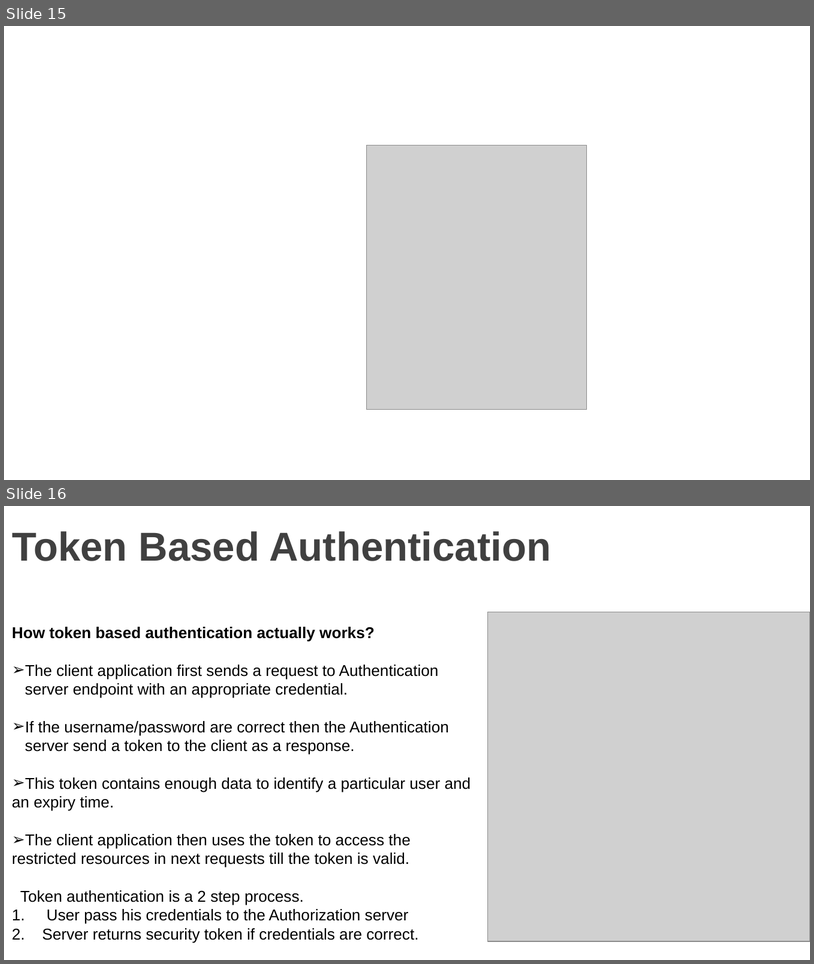
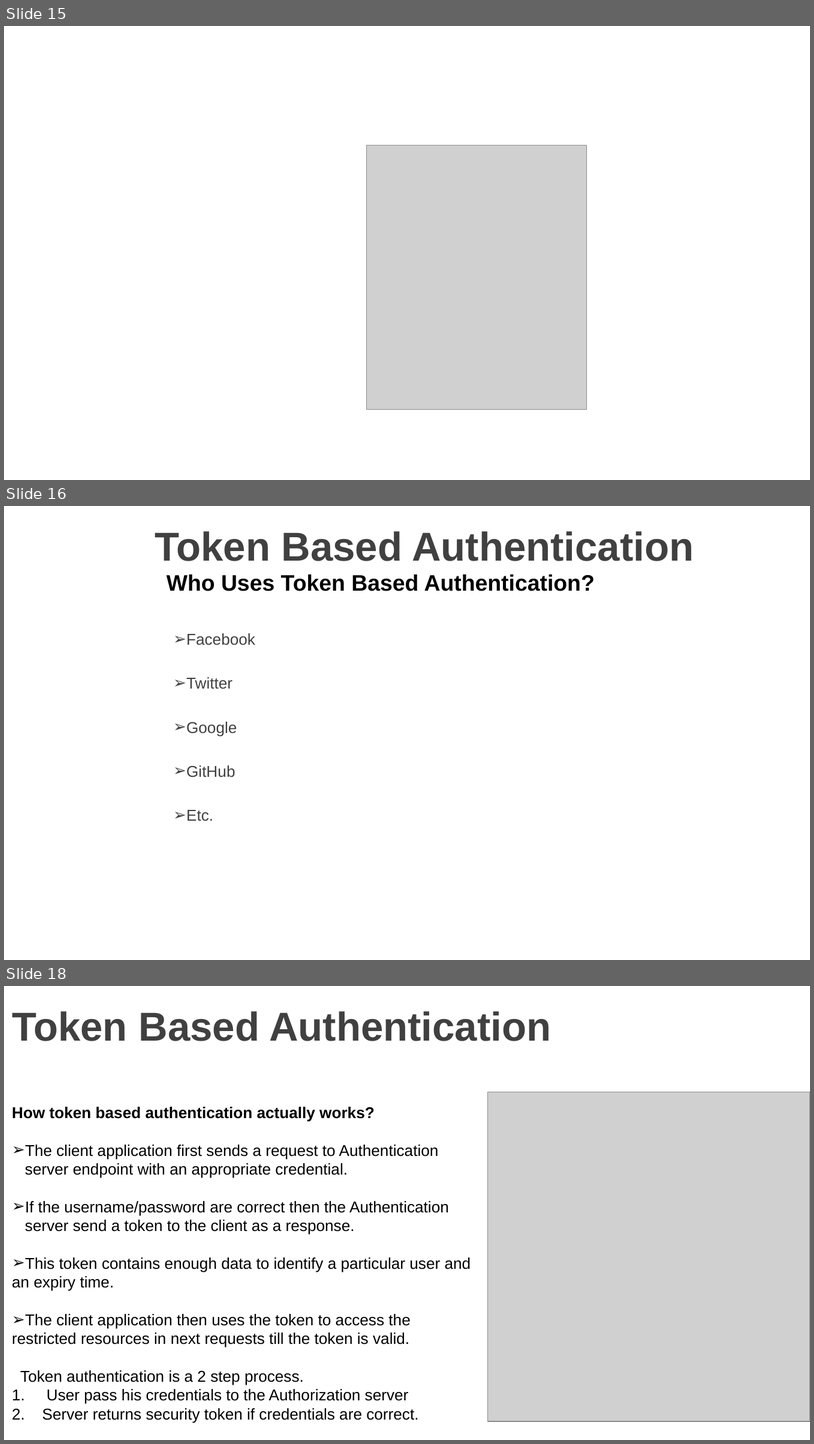
Before and after one commit to vgyureka/DotNetBig, a slide deck: webapiSecurity.pptx. Shown one above the other, each under a label of ours: slides 15 and 16 before the commit, slides 15, 16 and 18 after it; the slides between them are not shown. The pictures are 814x964 and 814x1444 pixels, drawn with LibreOffice and Linux fonts; fonts in the diff are those of the drawing; grey boxes stand for pictures; background and template pictures are left out. Boxes give left, top, right and bottom in pixels: in the first picture for what was removed or moved away, otherwise in the second. Text is boxed around its words. In the diff, an @@ line names an element or a change of style, - is before the commit and + after.

```diff
--- a/webapiSecurity.pptx
+++ b/webapiSecurity.pptx
@@ slide 16 added at bbox=[4, 506, 810, 960], background picture (left out) @@
@@ title added at bbox=[155, 531, 694, 561], 36 pt, text #404040, bold @@
+Token Based Authentication
@@ text added at bbox=[167, 574, 595, 591], 20 pt, text #000000, bold @@
+Who Uses Token Based Authentication?
@@ text added at bbox=[186, 633, 255, 821], 14 pt, text #404040 @@
+➢ Facebook
+➢ Twitter
+➢ Google
+➢ GitHub
+➢ Etc.
@@ what was slide 16 is now slide 18 @@
```
Also in this commit, not shown: 3 slides changed, 7 other slides added.
